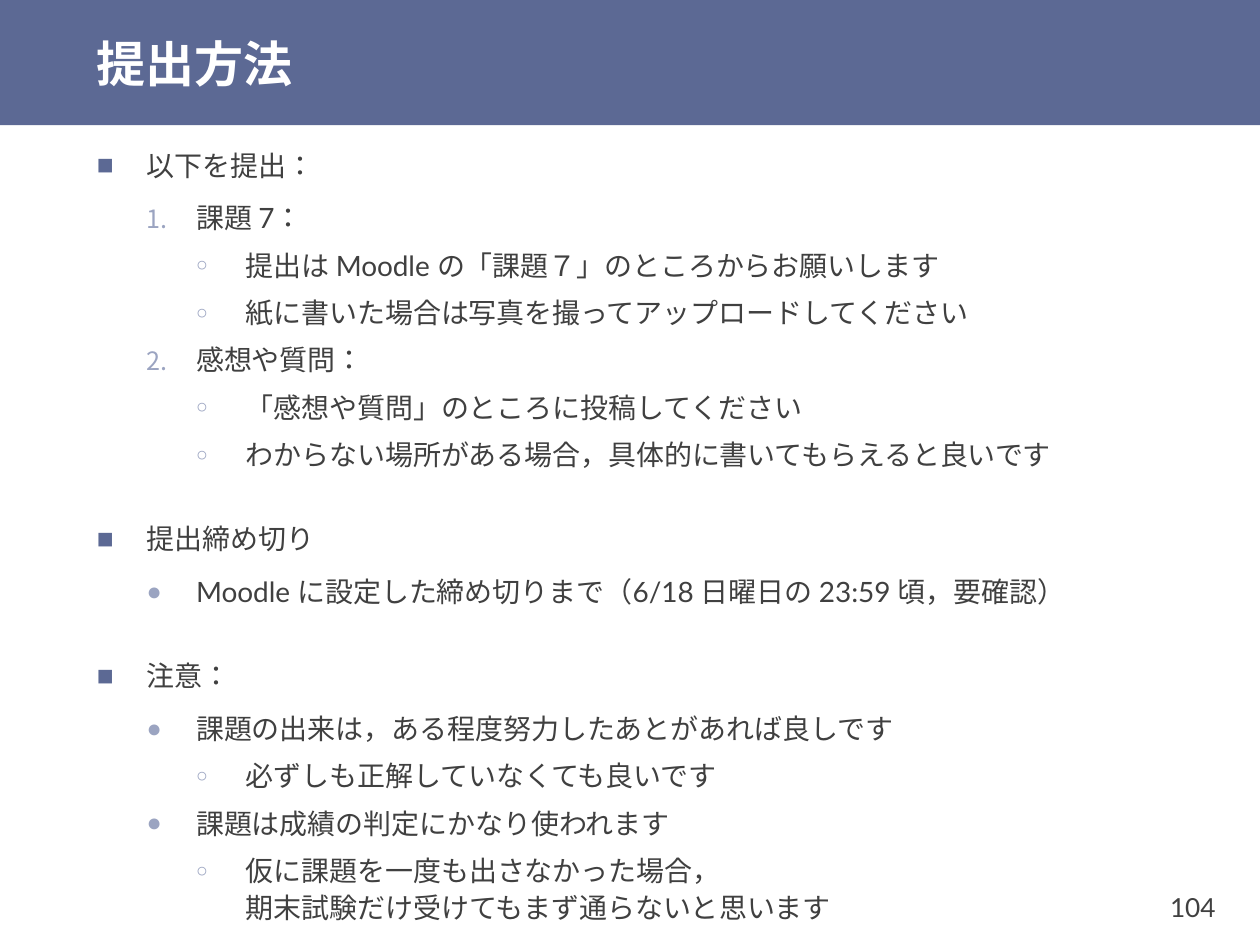
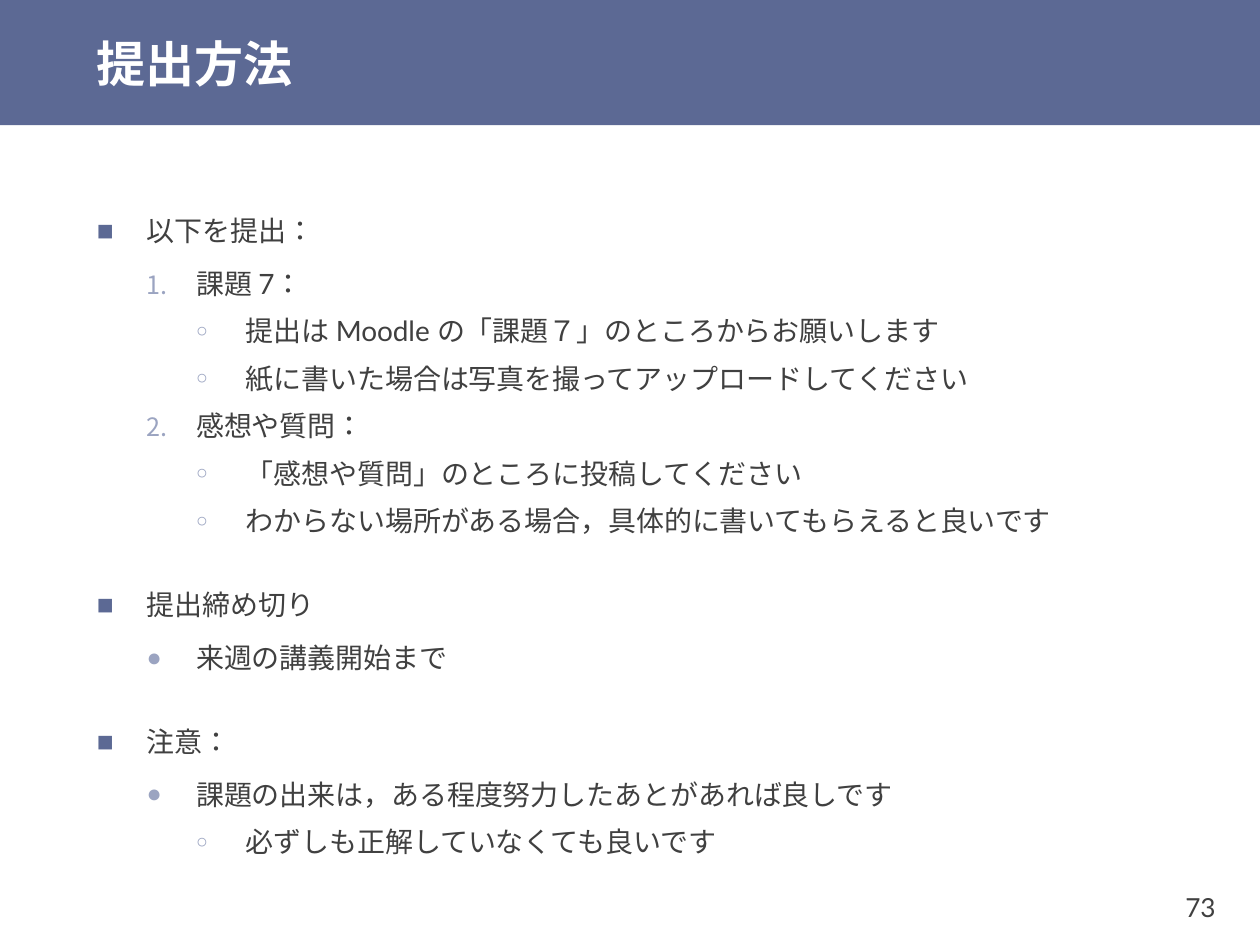
Before and after one commit to shioyadan/otya-computer-architecture-i, a slide deck: slide 73 of cai-shioya-07.pptx (slide 104 before the commit). Drawn at 1260x945 pixels with LibreOffice and Linux fonts; fonts in the diff are those of the drawing. Boxes give left, top, right and bottom in pixels: in the first picture for what was removed or moved away, otherwise in the second. Text is boxed around its words. In the diff, an @@ line names an element or a change of style, - is before the commit and + after.

```diff
--- a/cai-shioya-07.pptx
+++ b/cai-shioya-07.pptx
@@ text at <box>196,644,447,671</box>: text changed @@
-  ● Moodle に設定した締め切りまで（6/18 日曜日の 23:59 頃，要確認）
+  ● 来週の講義開始まで
@@ text at <box>196,810,831,921</box>: paragraphs removed @@
-  ● 課題は成績の判定にかなり使われます
-    ○ 仮に課題を一度も出さなかった場合，
-      期末試験だけ受けてもまず通らないと思います
@@ page number at <box>1185,898,1215,917</box>: text changed @@
-104
+73
```
Also in this commit, not shown: 12 other slides changed, 22 slides added, 28 slides removed, 1 other file.
